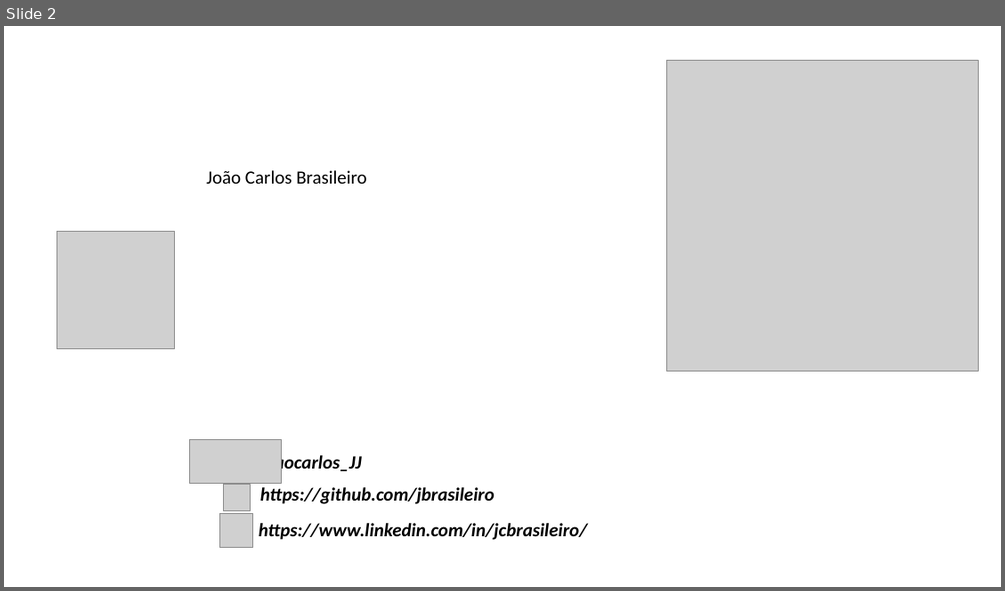
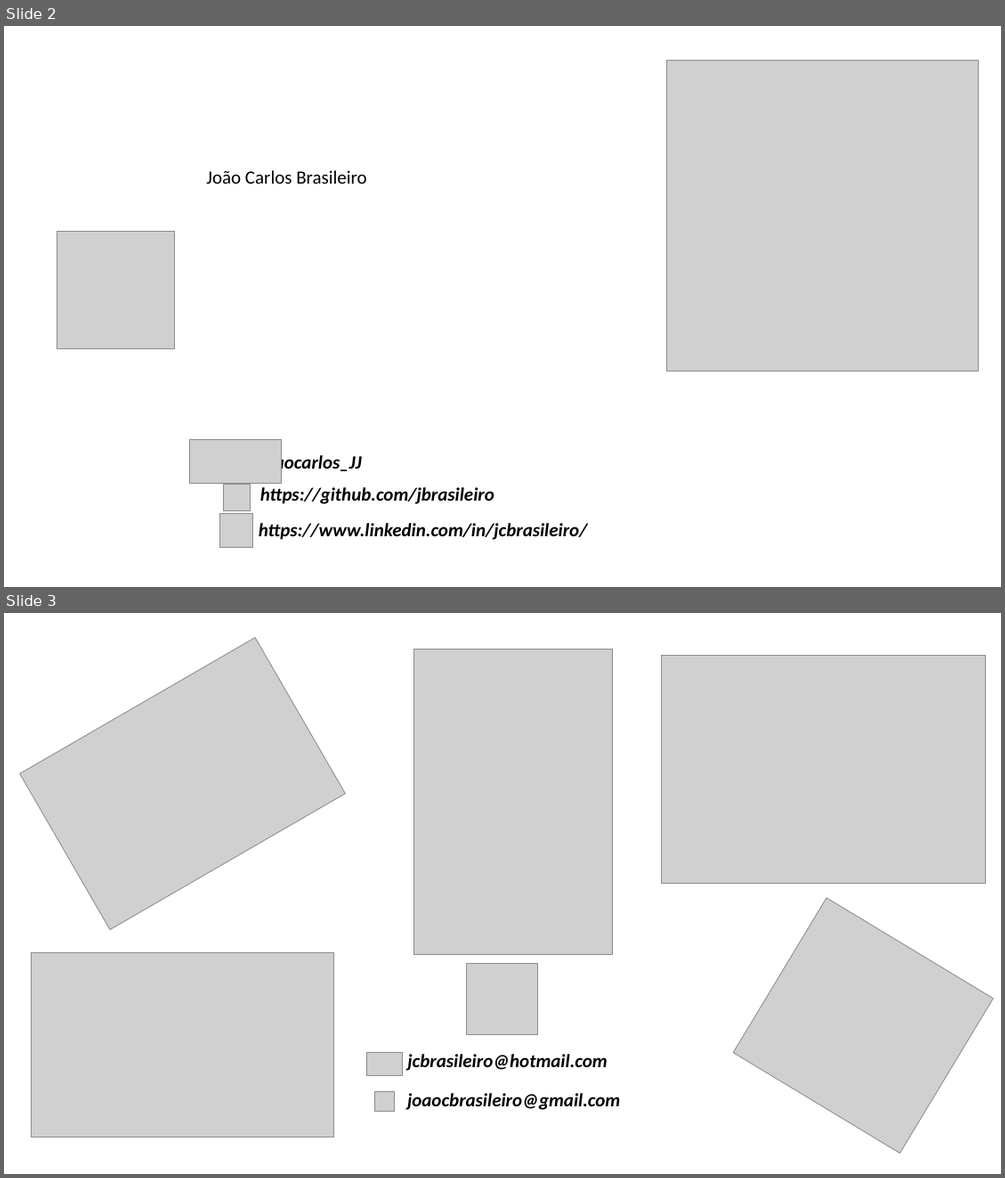
Before and after one commit to jbrasileiro/software-architecture, a slide deck: template/ppt-template.pptx. Shown one above the other, each under a label of ours: slide 2 before the commit, slides 2 and 3 after it. The pictures are 1005x591 and 1005x1178 pixels, drawn with LibreOffice and Linux fonts; fonts in the diff are those of the drawing; grey boxes stand for pictures; background and template pictures are left out. Boxes give left, top, right and bottom in pixels: in the first picture for what was removed or moved away, otherwise in the second. Text is boxed around its words. In the diff, an @@ line names an element or a change of style, - is before the commit and + after.

```diff
--- a/template/ppt-template.pptx
+++ b/template/ppt-template.pptx
@@ slide 3 added at (4,613,1001,1174), background picture (left out) @@
@@ picture added at (20,638,346,930) @@
@@ picture added at (414,649,613,955) @@
@@ picture added at (662,656,986,884) @@
@@ picture added at (733,898,993,1153) @@
@@ picture added at (31,952,334,1136) @@
@@ picture added at (467,963,539,1035) @@
@@ picture added at (367,1052,402,1075) @@
@@ text added at (407,1054,607,1070), 18 pt, text #000000, bold, italic @@
+jcbrasileiro@hotmail.com
@@ picture added at (374,1092,395,1111) @@
@@ text added at (407,1093,620,1110), 18 pt, text #000000, bold, italic @@
+joaocbrasileiro@gmail.com
```
Also in this commit, not shown: 1 slide removed, 9 other files.
